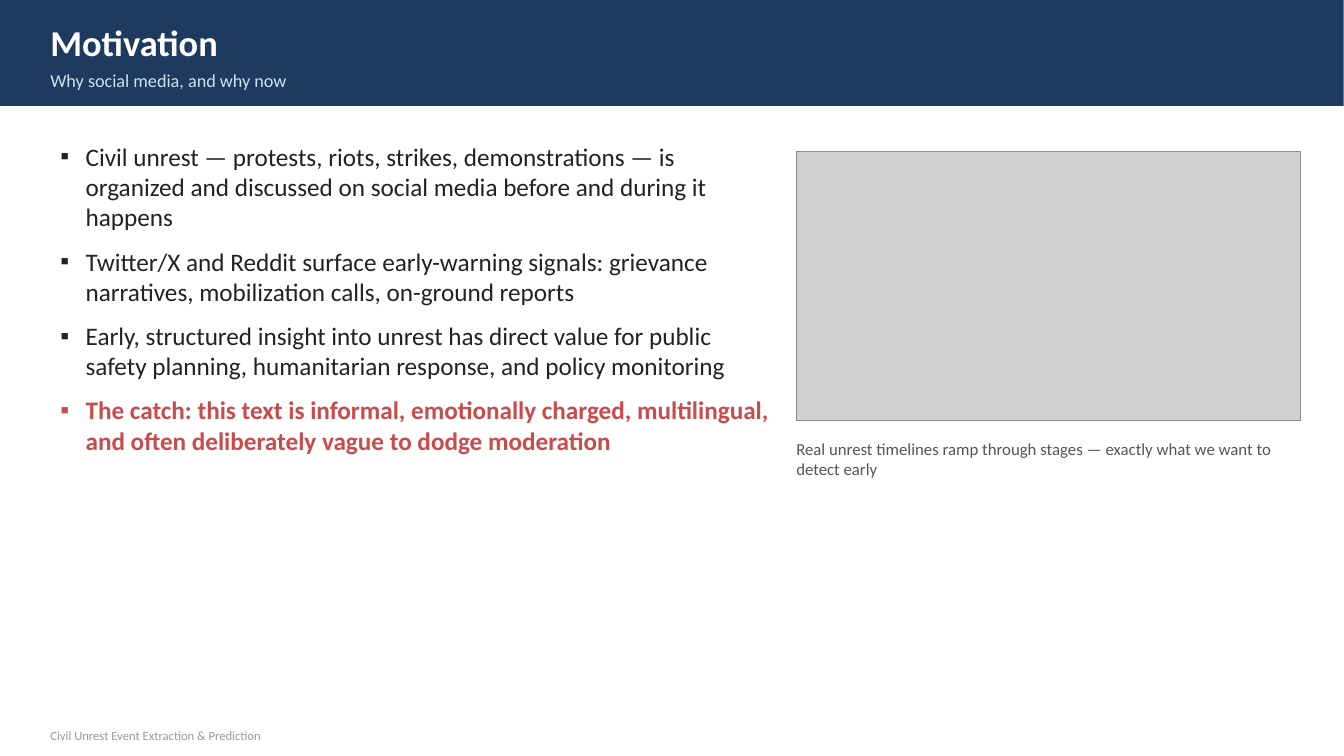
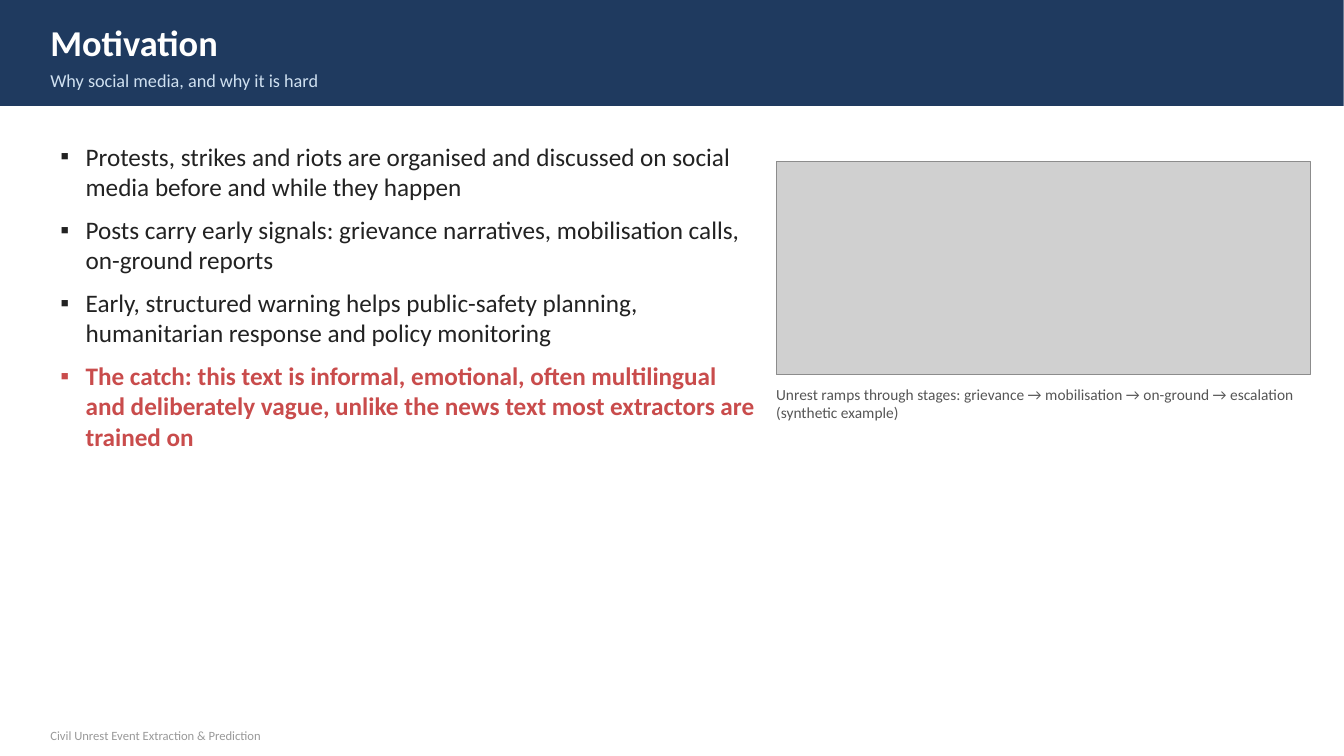
Before and after one commit to Ronit178693/civil-unrest-project, a slide deck: slide 2 of slides/civil_unrest_presentation.pptx. Drawn at 1344x756 pixels with LibreOffice and Linux fonts; fonts in the diff are those of the drawing; grey boxes stand for pictures. Boxes give left, top, right and bottom in pixels: in the first picture for what was removed or moved away, otherwise in the second. Text is boxed around its words. In the diff, an @@ line names an element or a change of style, - is before the commit and + after.

```diff
--- a/slides/civil_unrest_presentation.pptx
+++ b/slides/civil_unrest_presentation.pptx
@@ text at (50, 74, 318, 90): text changed @@
-Why social media, and why now
+Why social media, and why it is hard
@@ text at (86, 148, 754, 446): text changed @@
-▪ Civil unrest — protests, riots, strikes, demonstrations — is organized and discussed on social media before and during it happens
-▪ Twitter/X and Reddit surface early-warning signals: grievance narratives, mobilization calls, on-ground reports
-▪ Early, structured insight into unrest has direct value for public safety planning, humanitarian response, and policy monitoring
-▪ The catch: this text is informal, emotionally charged, multilingual, and often deliberately vague to dodge moderation
+▪ Protests, strikes and riots are organised and discussed on social media before and while they happen
+▪ Posts carry early signals: grievance narratives, mobilisation calls, on-ground reports
+▪ Early, structured warning helps public-safety planning, humanitarian response and policy monitoring
+▪ The catch: this text is informal, emotional, often multilingual and deliberately vague, unlike the news text most extractors are trained on
@@ picture: place and size @@
-picture at (797, 151, 1301, 420)
+picture at (776, 161, 1311, 375)
@@ text at (776, 389, 1293, 421): text changed; size 12 to 11 pt @@
-Real unrest timelines ramp through stages — exactly what we want to detect early
+Unrest ramps through stages: grievance → mobilisation → on-ground → escalation (synthetic example)
```
Also in this commit, not shown: 6 other slides changed, 7 slides added, 6 slides removed, 9 other files.
